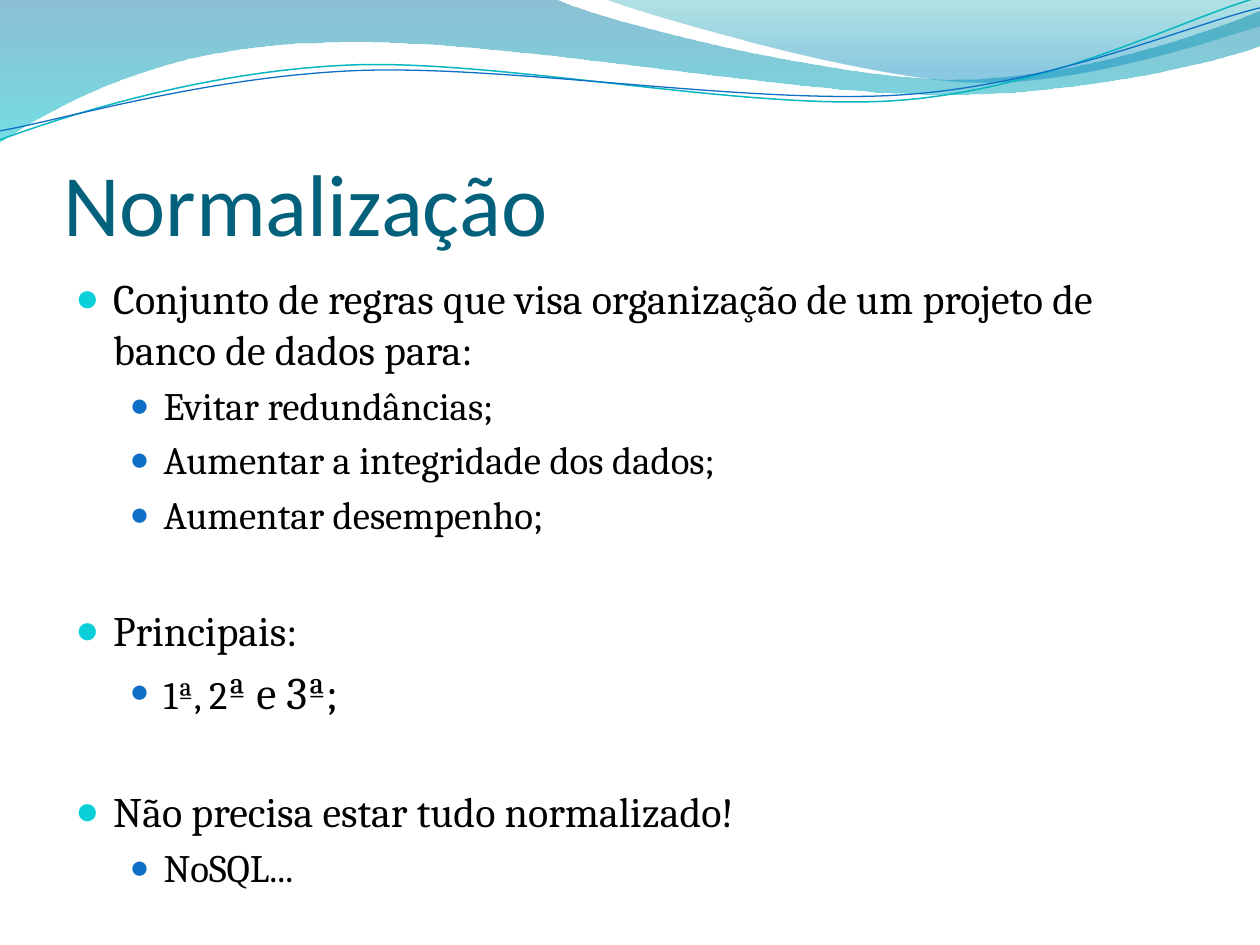
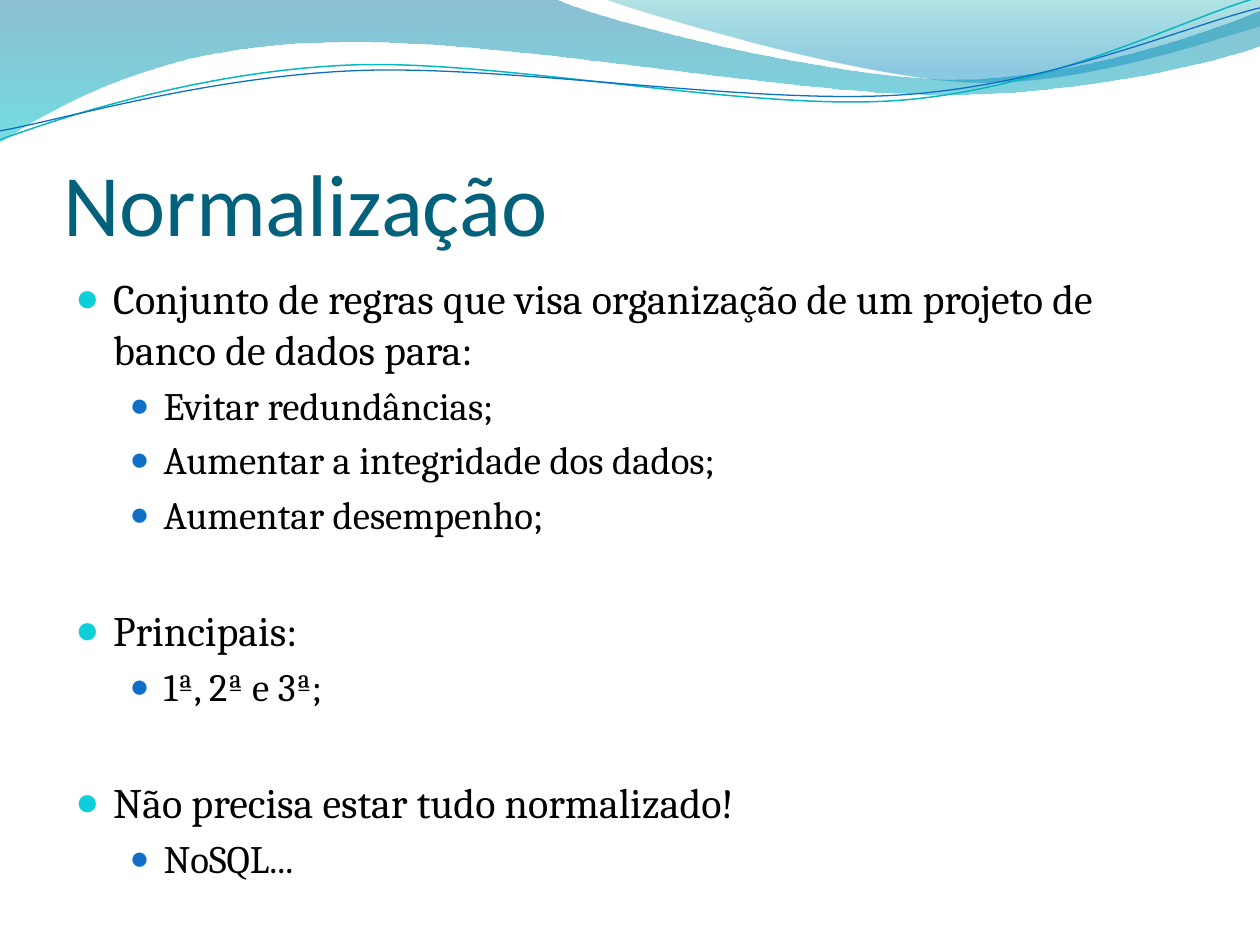
Before and after one commit to leonardopordeus/BD, a slide deck: slide 14 of Aula02.pptx. Drawn at 1260x945 pixels with LibreOffice and Linux fonts; fonts in the diff are those of the drawing; background and template pictures are left out. Boxes give left, top, right and bottom in pixels: in the first picture for what was removed or moved away, otherwise in the second. Text is boxed around its words. In the diff, an @@ line names an element or a change of style, - is before the commit and + after.

```diff
--- a/Aula02.pptx
+++ b/Aula02.pptx
@@ text at box(164, 675, 322, 706): size 25.9 to 22.2 pt in "2ª e 3ª;" @@
```
Also in this commit, not shown: 2 other files.
